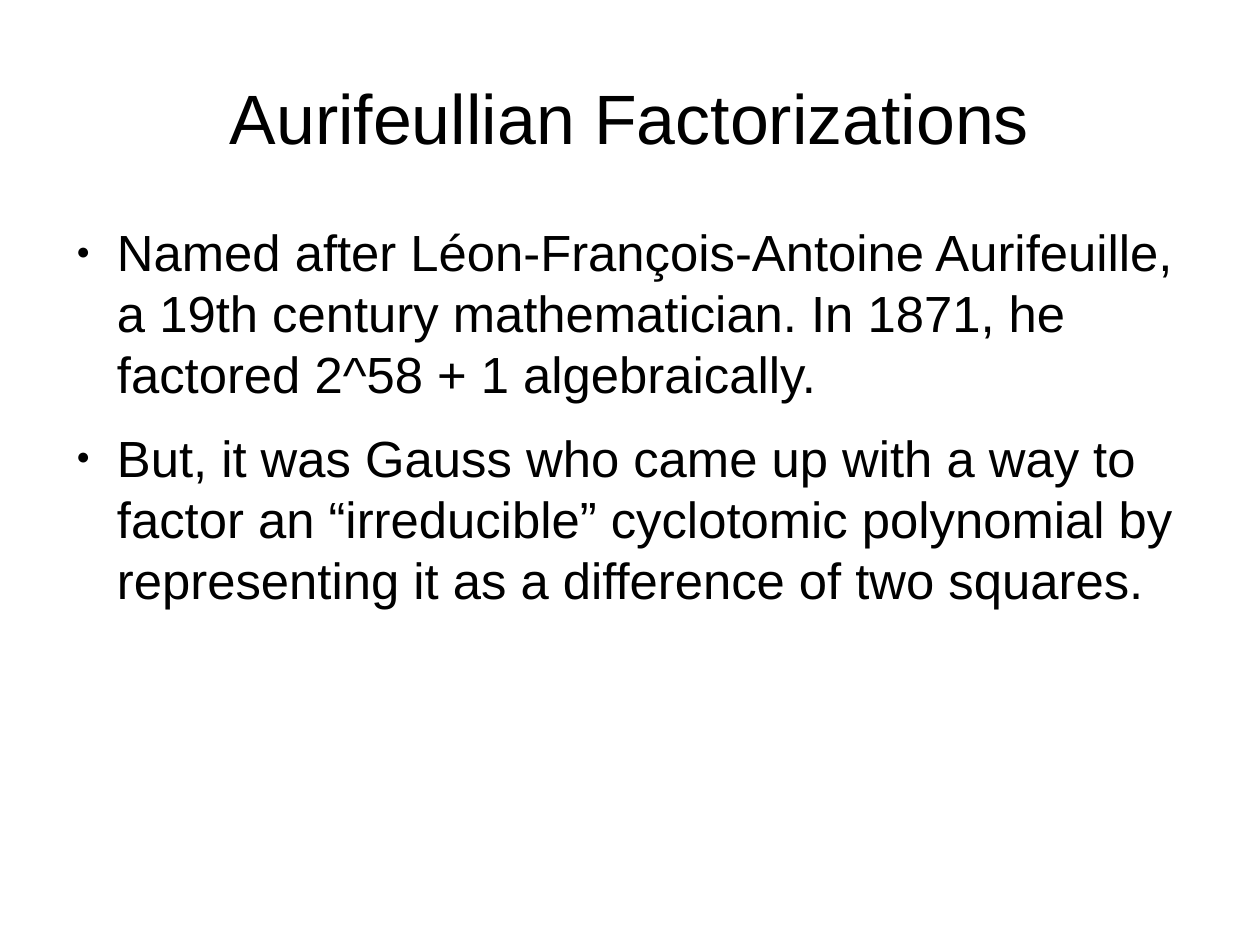
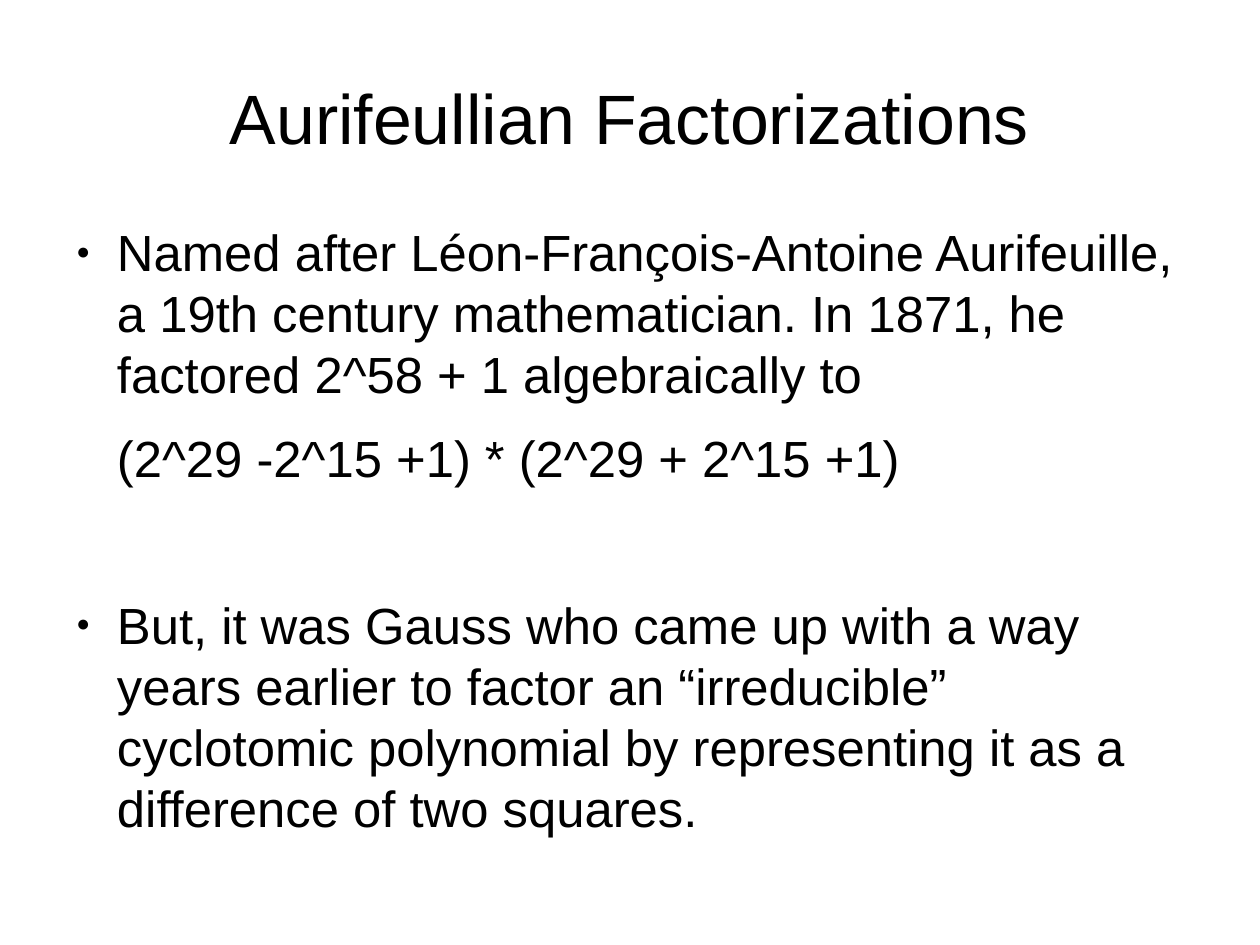
Before and after one commit to grandpascorpion/canon, a slide deck: slide 46 of goBigOrGoHome.odp (slide 41 before the commit). Drawn at 1260x945 pixels with LibreOffice and Linux fonts; fonts in the diff are those of the drawing. Boxes give left, top, right and bottom in pixels: in the first picture for what was removed or moved away, otherwise in the second. Text is boxed around its words. In the diff, an @@ line names an element or a change of style, - is before the commit and + after.

```diff
--- a/goBigOrGoHome.odp
+++ b/goBigOrGoHome.odp
@@ text at (117,233,1172,776): text changed @@
-● Named after Léon-François-Antoine Aurifeuille, a 19th century mathematician. In 1871, he factored 2^58 + 1 algebraically.
-● But, it was Gauss who came up with a way to factor an “irreducible” cyclotomic polynomial by representing it as a difference of two squares.
+● Named after Léon-François-Antoine Aurifeuille, a 19th century mathematician. In 1871, he factored 2^58 + 1 algebraically to
+(2^29 -2^15 +1) * (2^29 + 2^15 +1)
+● But, it was Gauss who came up with a way years earlier to factor an “irreducible” cyclotomic polynomial by representing it as a difference of two squares.
```
Also in this commit, not shown: 40 other slides changed, 11 slides added, 1 other file.
